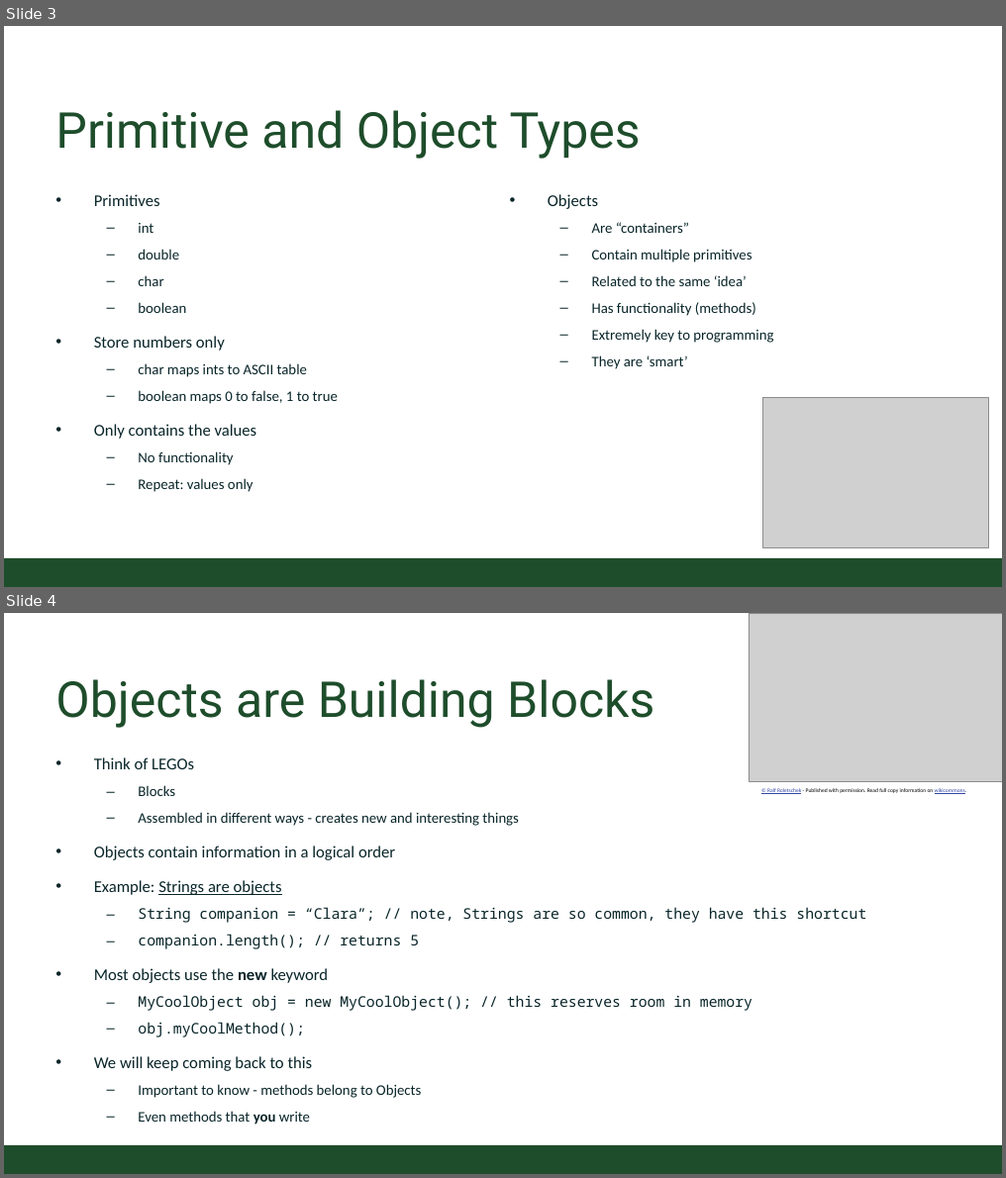
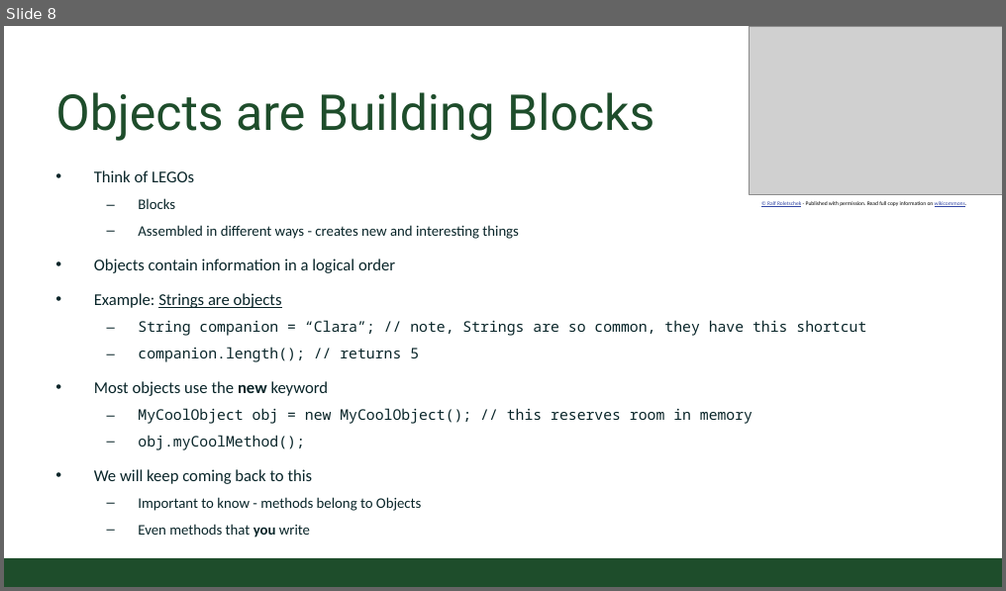
Before and after one commit to CSU-CompSci-CS163-4/Handouts, a slide deck: slides/On-Campus/02_02_ObjectsMethods.pptx. Shown one above the other, each under a label of ours: slides 3 and 4 before the commit, slide 8 after it. The pictures are 1006x1178 and 1006x591 pixels, drawn with LibreOffice and Linux fonts; fonts in the diff are those of the drawing; grey boxes stand for pictures; background and template pictures are left out. Boxes give left, top, right and bottom in pixels: in the first picture for what was removed or moved away, otherwise in the second. Text is boxed around its words. In the diff, an @@ line names an element or a change of style, - is before the commit and + after.

Commit message:
methods and objects updated

```diff
--- a/slides/On-Campus/02_02_ObjectsMethods.pptx
+++ b/slides/On-Campus/02_02_ObjectsMethods.pptx
@@ slide 3 removed at (x1=4, y1=26, x2=1002, y2=587), background #FFFFFF; not listed: 1 template element that a slide beside it also shows @@
@@ title removed at (x1=55, y1=110, x2=641, y2=159) @@
-Primitive and Object Types
@@ text removed at (x1=94, y1=194, x2=338, y2=492) @@
-• Primitives
-  – int
-  – double
-  – char
-  – boolean
-• Store numbers only
-  – char maps ints to ASCII table
-  – boolean maps 0 to false, 1 to true
-• Only contains the values
-  – No functionality
-  – Repeat: values only
@@ text removed at (x1=548, y1=194, x2=773, y2=370) @@
-• Objects
-  – Are “containers”
-  – Contain multiple primitives
-  – Related to the same ‘idea’
-  – Has functionality (methods)
-  – Extremely key to programming
-  – They are ‘smart’
@@ picture removed at (x1=763, y1=398, x2=989, y2=549) @@
@@ what was slide 4 is now slide 8 @@
```
Also in this commit, not shown: 3 slides changed, 5 slides added, 4 other slides removed.
